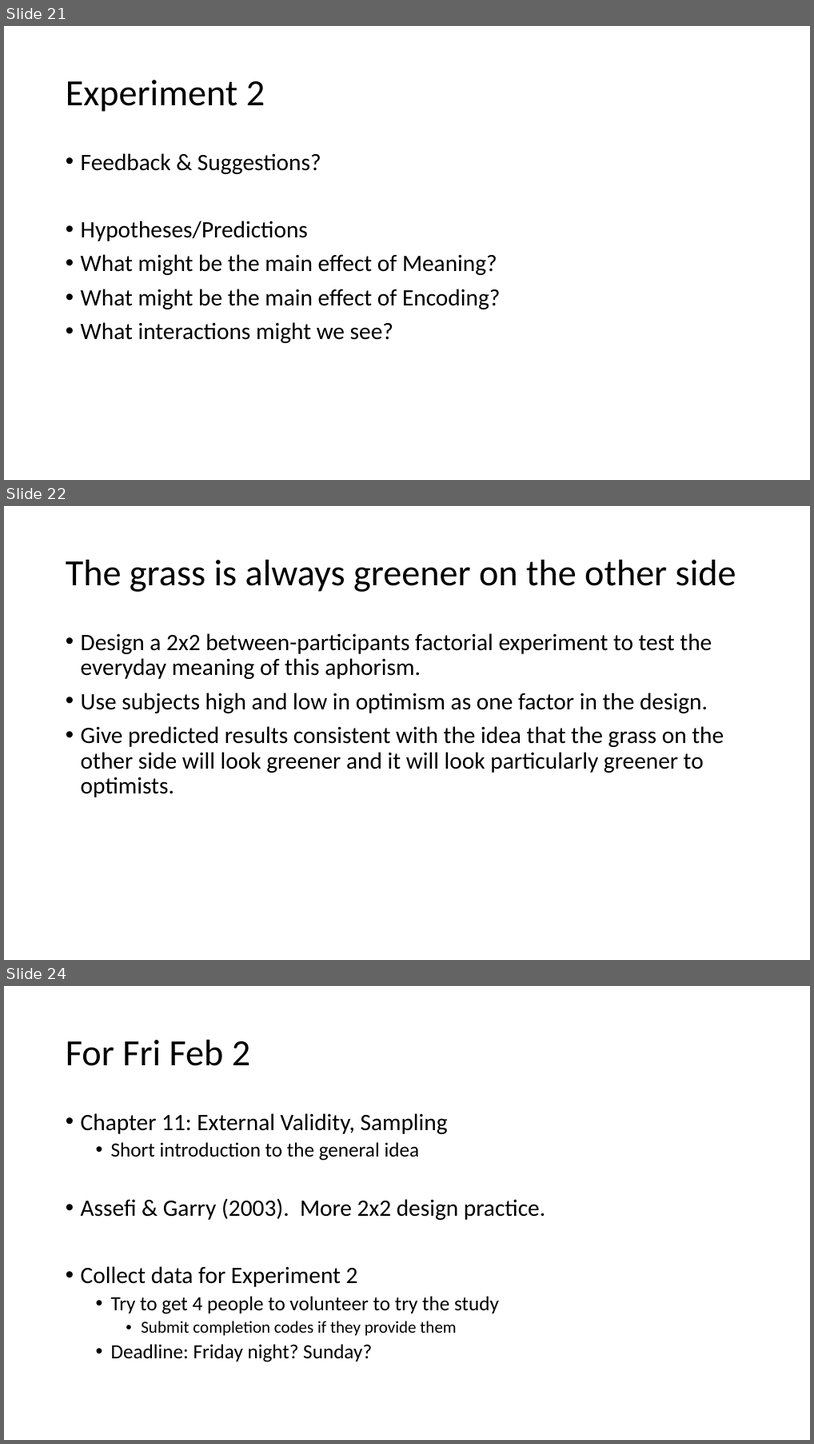
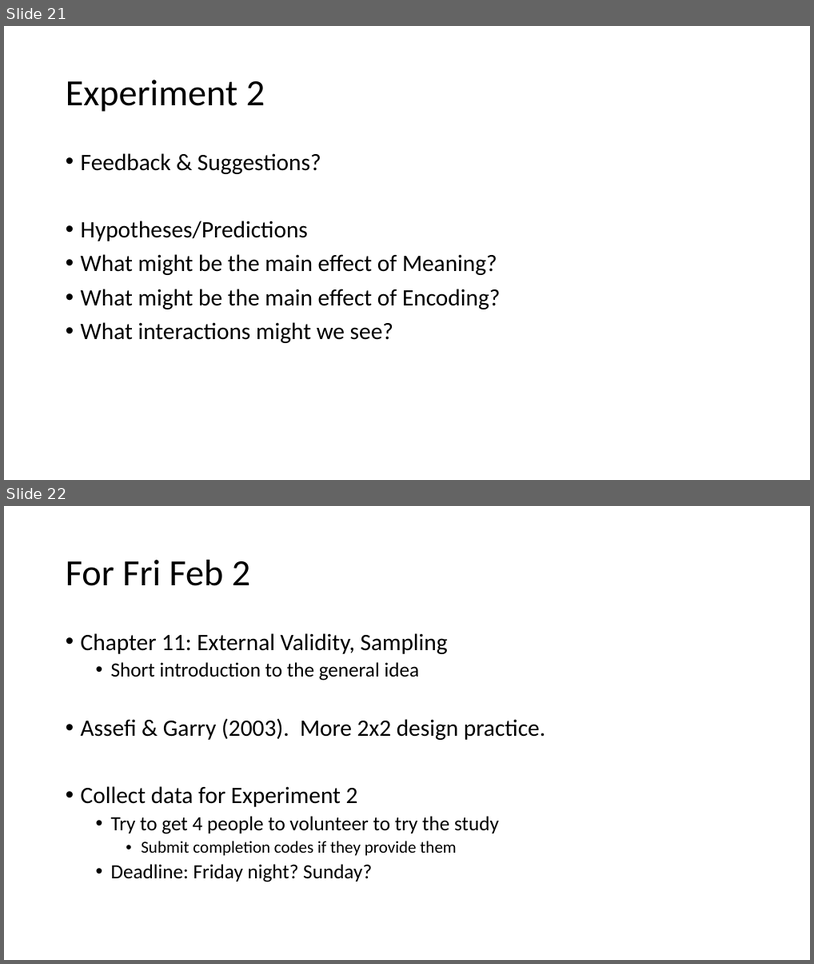
Before and after one commit to preber/Research-Methods, a slide deck: Class Slides 2024/Class 12.pptx. Shown one above the other, each under a label of ours: slides 21, 22 and 24 before the commit, slides 21 and 22 after it; the slides between them are not shown. The pictures are 814x1444 and 814x964 pixels, drawn with LibreOffice and Linux fonts; fonts in the diff are those of the drawing. Boxes give left, top, right and bottom in pixels: in the first picture for what was removed or moved away, otherwise in the second. Text is boxed around its words. In the diff, an @@ line names an element or a change of style, - is before the commit and + after.

```diff
--- a/Class Slides 2024/Class 12.pptx
+++ b/Class Slides 2024/Class 12.pptx
@@ slide 22 removed at (4, 506, 810, 960), background #FFFFFF @@
@@ title removed at (66, 560, 737, 592) @@
-The grass is always greener on the other side
@@ text removed at (81, 633, 724, 797) @@
-• Design a 2x2 between-participants factorial experiment to test the everyday meaning of this aphorism.
-• Use subjects high and low in optimism as one factor in the design.
-• Give predicted results consistent with the idea that the grass on the other side will look greener and it will look particularly greener to optimists.
@@ what was slide 24 is now slide 22 @@
```
Also in this commit, not shown: 1 other slide removed, 2 other files.
